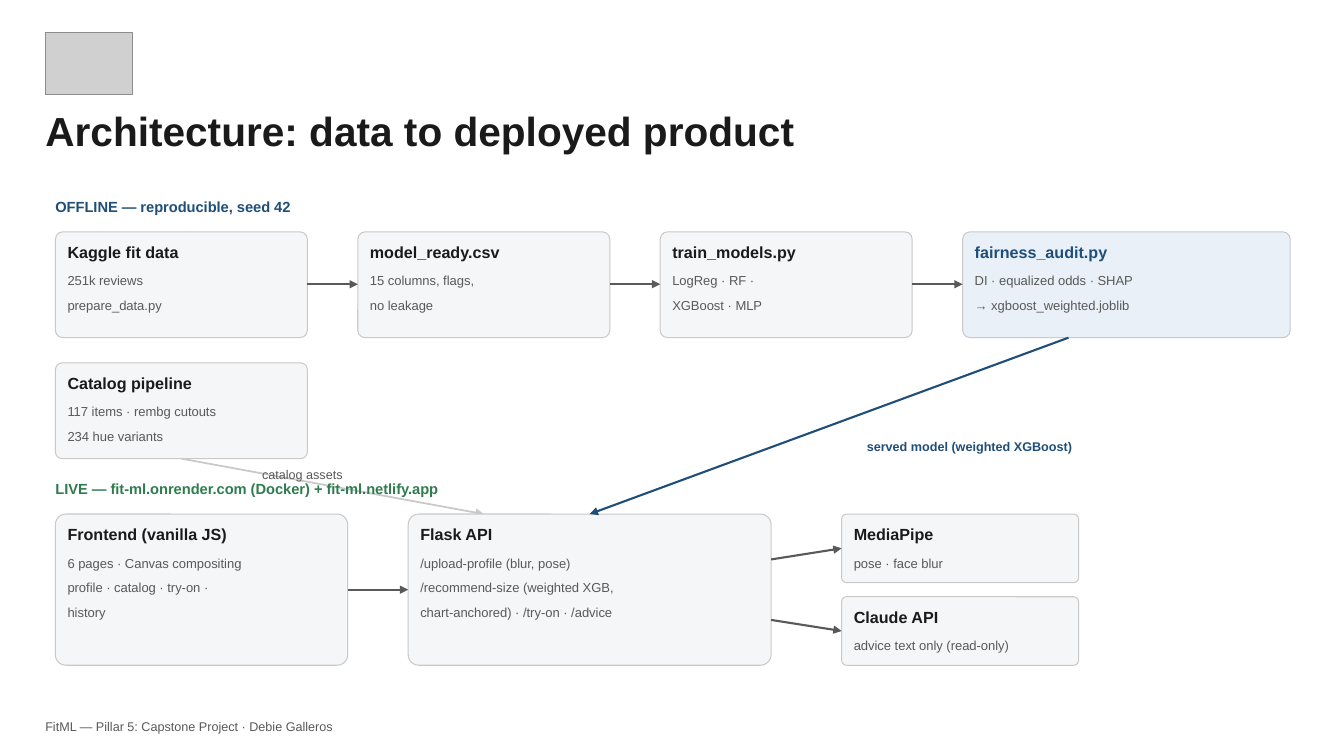
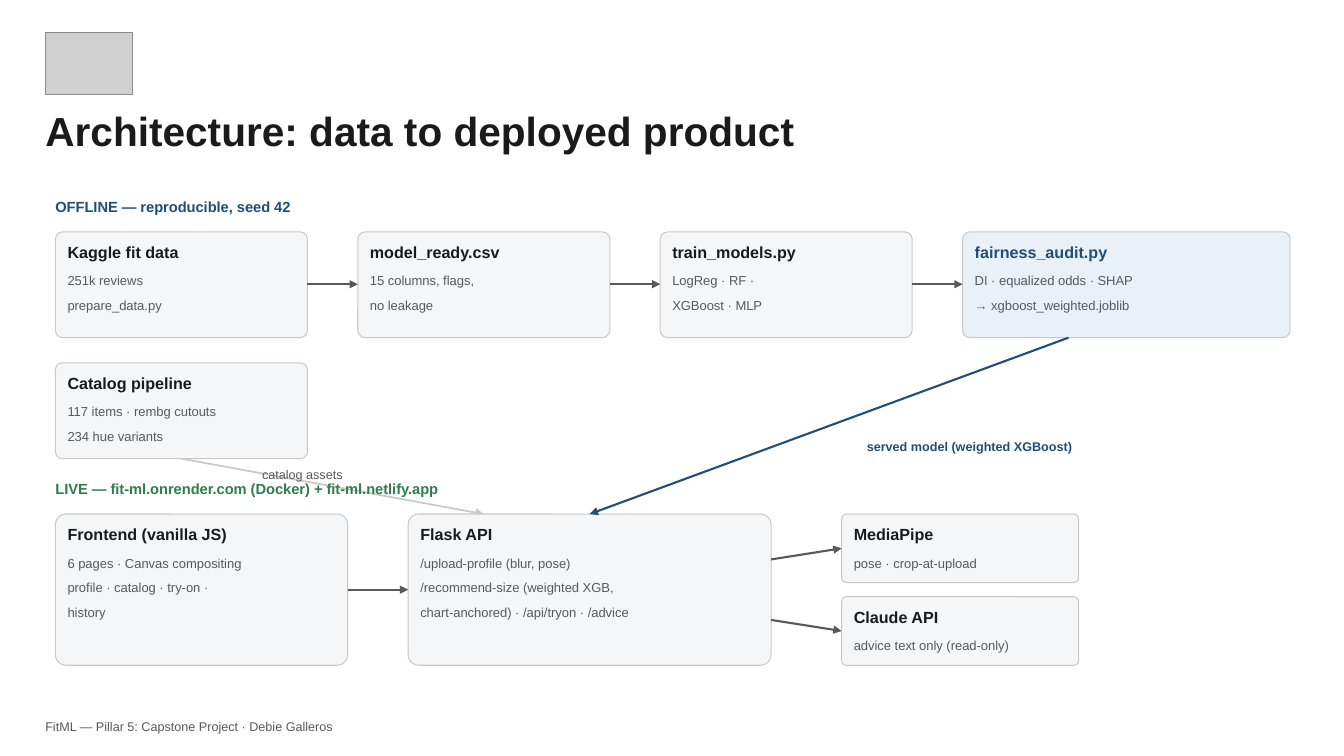
Before and after one commit to debiegalleros/fitml-capstone, a slide deck: slide 9 of submission/Debie_Galleros_Pillar5_CapstoneProject_TechnicalDeck.pptx. Drawn at 1344x756 pixels with LibreOffice and Linux fonts; fonts in the diff are those of the drawing; grey boxes stand for pictures. Boxes give left, top, right and bottom in pixels: in the first picture for what was removed or moved away, otherwise in the second. Text is boxed around its words. In the diff, an @@ line names an element or a change of style, - is before the commit and + after.

```diff
--- a/submission/Debie_Galleros_Pillar5_CapstoneProject_TechnicalDeck.pptx
+++ b/submission/Debie_Galleros_Pillar5_CapstoneProject_TechnicalDeck.pptx
@@ text at box(854, 558, 976, 571): text changed @@
-pose · face blur
+pose · crop-at-upload
@@ text at box(420, 607, 629, 620): text changed @@
-chart-anchored) · /try-on · /advice
+chart-anchored) · /api/tryon · /advice
```
Also in this commit, not shown: 3 other slides changed, 6 other files.
